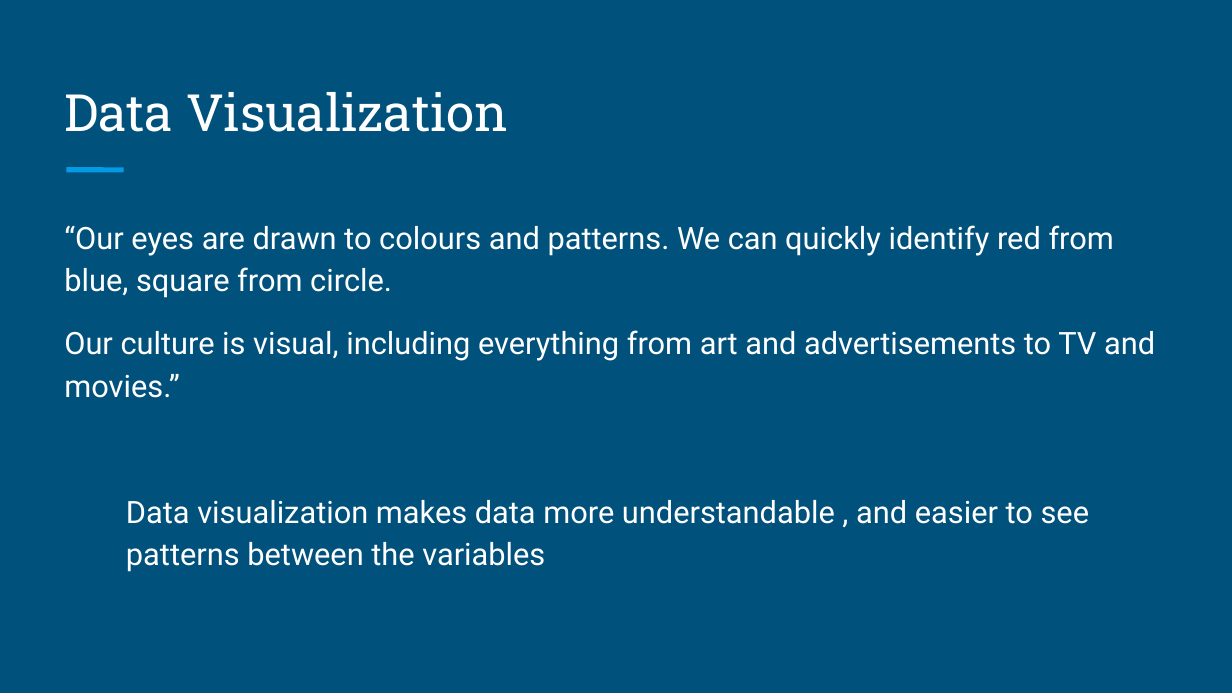
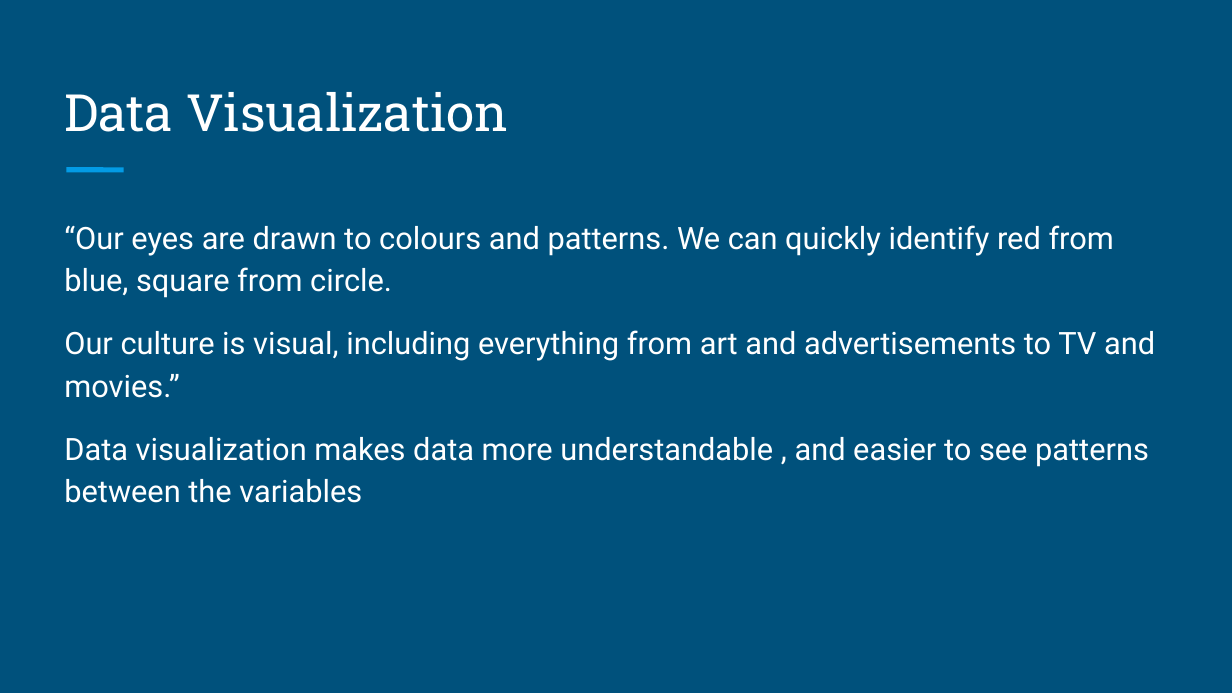
Before and after one commit to brandonyph/APB-Workshop-DataAnalyticsEssentials, a slide deck: slide 8 of Week5-Exploratory-Data-Analysis-and-Data-Vizsualization/Week 5-Exploratory Data Analysis and Data Vizsualization.pptx. Drawn at 1232x693 pixels with LibreOffice and Linux fonts; fonts in the diff are those of the drawing. Boxes give left, top, right and bottom in pixels: in the first picture for what was removed or moved away, otherwise in the second. Text is boxed around its words. In the diff, an @@ line names an element or a change of style, - is before the commit and + after.

```diff
--- a/Week5-Exploratory-Data-Analysis-and-Data-Vizsualization/Week 5-Exploratory Data Analysis and Data Vizsualization.pptx
+++ b/Week5-Exploratory-Data-Analysis-and-Data-Vizsualization/Week 5-Exploratory Data Analysis and Data Vizsualization.pptx
@@ text at [64,437,1149,503]: indent changed; less space between paragraphs @@
```
Also in this commit, not shown: 1 other slide changed, 10 other files.
